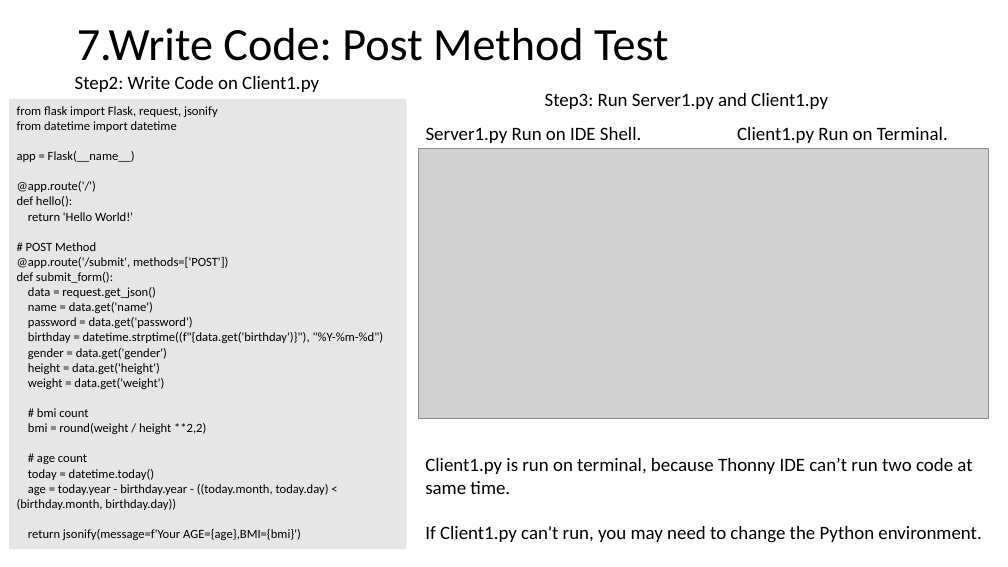
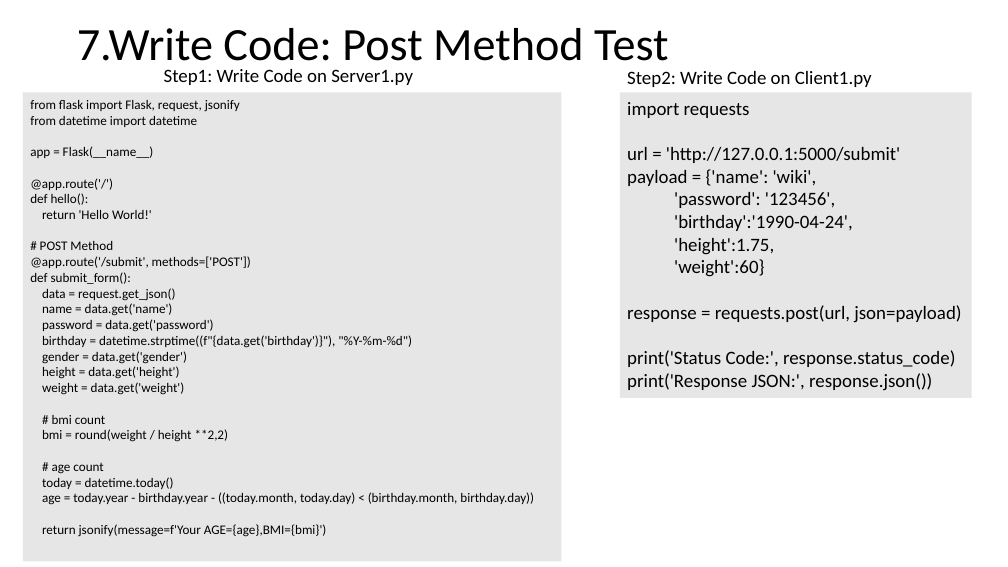
Before and after one commit to Chen-Wi-Ki/FlaskServerTeach, a slide deck: slide 9 of PythonFlask/Teach.pptx. Drawn at 1008x567 pixels with LibreOffice and Linux fonts; fonts in the diff are those of the drawing; grey boxes stand for pictures. Boxes give left, top, right and bottom in pixels: in the first picture for what was removed or moved away, otherwise in the second. Text is boxed around its words. In the diff, an @@ line names an element or a change of style, - is before the commit and + after.

Commit message:
Post Method--Bmi & Age Teach Updata

```diff
--- a/PythonFlask/Teach.pptx
+++ b/PythonFlask/Teach.pptx
@@ text at (164,69,413,85): text changed @@
-Step2: Write Code on Client1.py
+Step1: Write Code on Server1.py
@@ text at (627,71,872,87): text changed @@
-Step3: Run Server1.py and Client1.py
+Step2: Write Code on Client1.py
@@ rectangle "from flask import Flask, request, ...": place and size @@
-rectangle "from flask import Flask, request, ..." at (9,99,407,550)
+rectangle "from flask import Flask, request, ..." at (23,92,561,561)
@@ rectangle "from flask import Flask, request, ..." at (23,92,561,561): size 12 to 12.5 pt @@
@@ rectangle added at (620,92,972,398), fill #E7E6E6, 18 pt, text #000000 @@
+import requests
+url = 'http://127.0.0.1:5000/submit'
+payload = {'name': 'wiki',
+'password': '123456',
+'birthday':'1990-04-24',
+'height':1.75,
+'weight':60}
+response = requests.post(url, json=payload)
+print('Status Code:', response.status_code)
+print('Response JSON:', response.json())
@@ picture removed at (418,149,989,419) @@
@@ text removed at (426,127,641,143) @@
-Server1.py Run on IDE Shell.
@@ text removed at (737,127,948,143) @@
-Client1.py Run on Terminal.
@@ text removed at (425,458,981,543) @@
-Client1.py is run on terminal, because Thonny IDE can’t run two code at same time.
-If Client1.py can't run, you may need to change the Python environment.
```
Also in this commit, not shown: 1 slide added.
